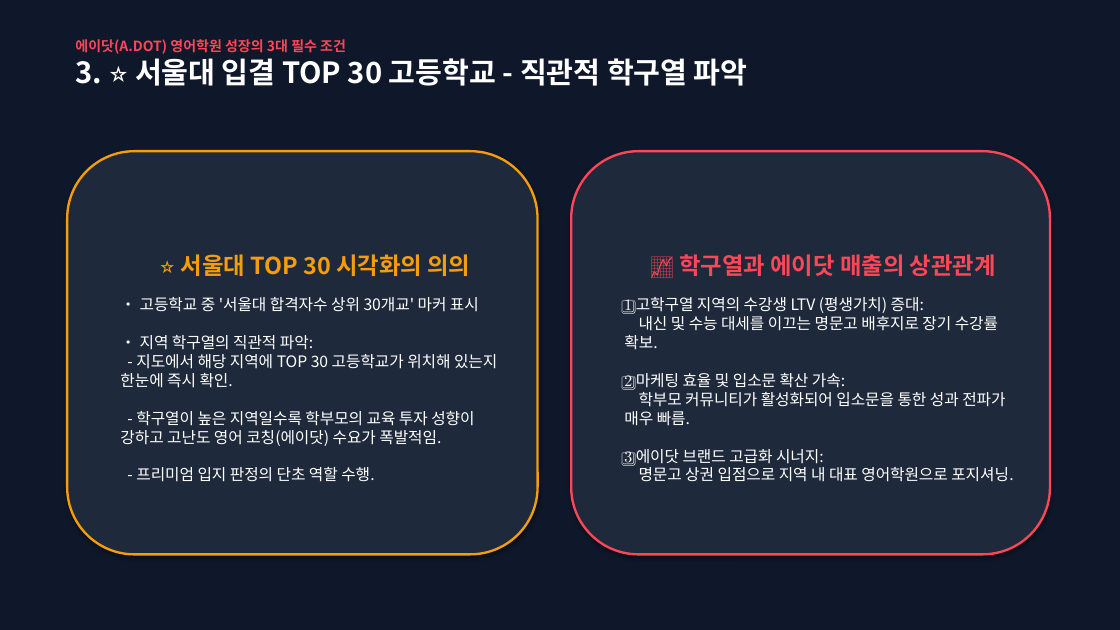
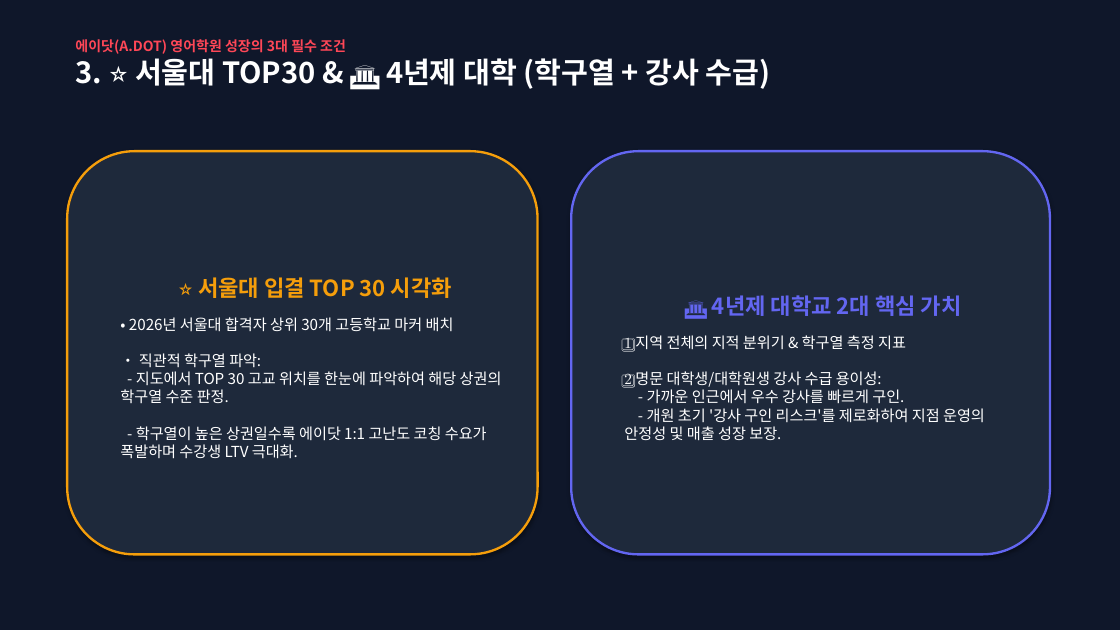
Before and after one commit to adotoperation/adotinformationmap, a slide deck: slide 4 of adot_expansion_presentation.pptx. Drawn at 1120x630 pixels with LibreOffice and Linux fonts; fonts in the diff are those of the drawing. Boxes give left, top, right and bottom in pixels: in the first picture for what was removed or moved away, otherwise in the second. Text is boxed around its words. In the diff, an @@ line names an element or a change of style, - is before the commit and + after.

```diff
--- a/adot_expansion_presentation.pptx
+++ b/adot_expansion_presentation.pptx
@@ text at bbox=[75, 58, 771, 89]: text changed @@
-3. ⭐ 서울대 입결 TOP 30 고등학교 - 직관적 학구열 파악
+3. ⭐ 서울대 TOP30 & 🏛️ 4년제 대학 (학구열 + 강사 수급)
@@ rounded rectangle "🏛️ 4년제 대학교 2대 핵심 ..." at bbox=[571, 151, 1050, 555]: outline #FF4757 2 pt to #6366F1 2 pt @@
@@ text in rounded rectangle at bbox=[120, 277, 502, 459]: text changed; size 13.5 to 13 pt @@
-⭐ 서울대 TOP 30 시각화의 의의
-• 고등학교 중 '서울대 합격자수 상위 30개교' 마커 표시
-• 지역 학구열의 직관적 파악:
-- 지도에서 해당 지역에 TOP 30 고등학교가 위치해 있는지 한눈에 즉시 확인.
-- 학구열이 높은 지역일수록 학부모의 교육 투자 성향이 강하고 고난도 영어 코칭(에이닷) 수요가 폭발적임.
-- 프리미엄 입지 판정의 단초 역할 수행.
+⭐ 서울대 입결 TOP 30 시각화
+• 2026년 서울대 합격자 상위 30개 고등학교 마커 배치
+• 직관적 학구열 파악:
+- 지도에서 TOP 30 고교 위치를 한눈에 파악하여 해당 상권의 학구열 수준 판정.
+- 학구열이 높은 상권일수록 에이닷 1:1 고난도 코칭 수요가 폭발하며 수강생 LTV 극대화.
@@ text in rounded rectangle at bbox=[624, 295, 985, 441]: text changed; size 13.5 to 13 pt @@
-📈 학구열과 에이닷 매출의 상관관계
-1️⃣ 고학구열 지역의 수강생 LTV (평생가치) 증대:
-내신 및 수능 대세를 이끄는 명문고 배후지로 장기 수강률 확보.
-2️⃣ 마케팅 효율 및 입소문 확산 가속:
-학부모 커뮤니티가 활성화되어 입소문을 통한 성과 전파가 매우 빠름.
-3️⃣ 에이닷 브랜드 고급화 시너지:
-명문고 상권 입점으로 지역 내 대표 영어학원으로 포지셔닝.
+🏛️ 4년제 대학교 2대 핵심 가치
+1️⃣ 지역 전체의 지적 분위기 & 학구열 측정 지표
+2️⃣ 명문 대학생/대학원생 강사 수급 용이성:
+- 가까운 인근에서 우수 강사를 빠르게 구인.
+- 개원 초기 '강사 구인 리스크'를 제로화하여 지점 운영의 안정성 및 매출 성장 보장.
```
Also in this commit, not shown: 3 other slides changed, 1 slide added, 1 slide removed, 1 other file.
